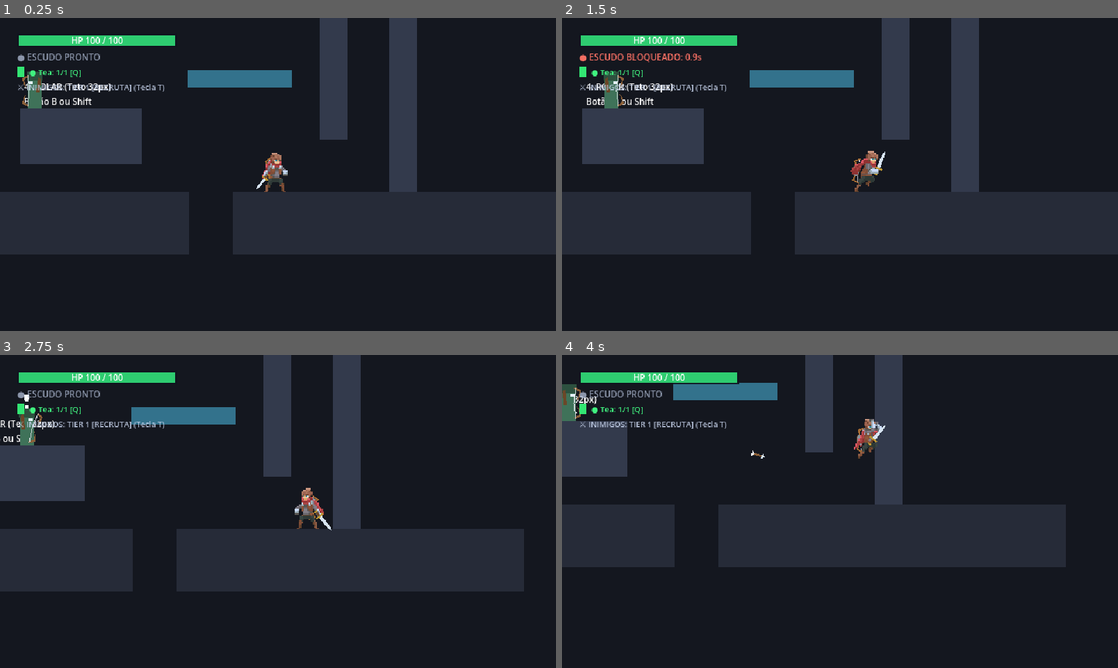
Above: before the commit, frames 1-4 (two rows, left to right).
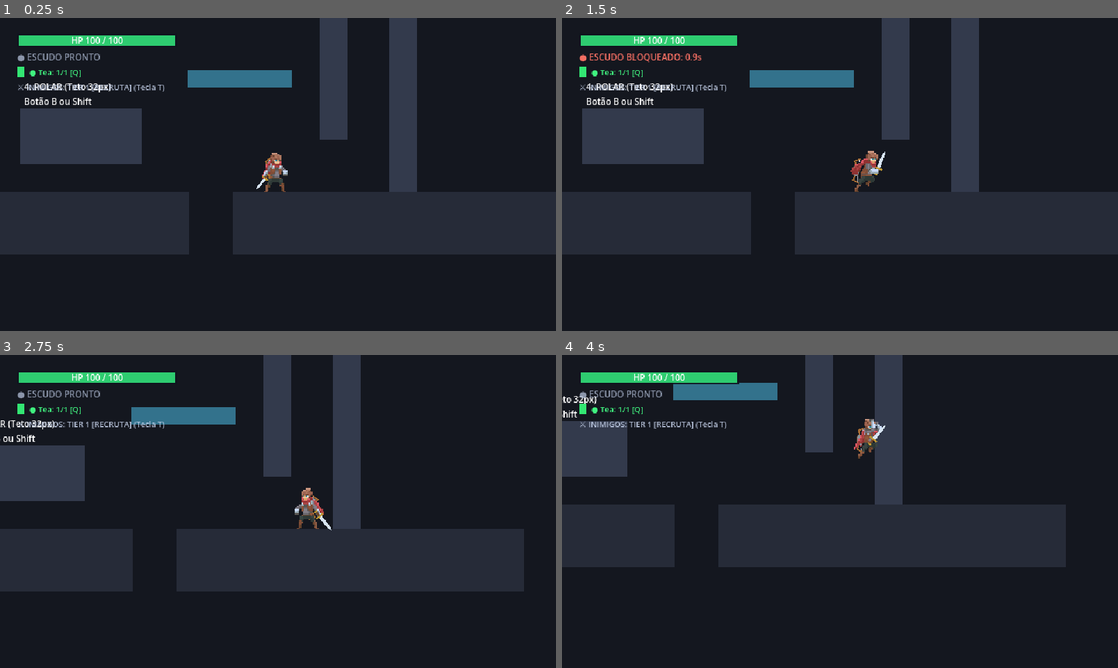
Above: after the commit, the same moments.

Repository: Theadrill/Godot-Roguelike-Prototype
Game: Godot game, scene res://src/world/movement_gym.tscn
The game is run twice, just before and just after one commit, with the same random seed, the same clock (stepped at 60 frames per second) and the same inputs.
Inputs (mouse positions are in pixels of both pictures, inside the frame that each line leads up to):
- Up to frame 1 (0.25 s): no input
- Up to frame 2 (1.5 s): tap A (move_left) at 0.5, 1.25 s; move the mouse to (962, 158) at 0.52 s; press the mouse at (962, 158) at 0.53 s; hold D (move_right) from 0.53 s (still down); tap Space (jump) at 0.77 s; move the mouse to (728, 190) at 1.27 s; release the mouse at (728, 190) at 1.28 s; right-click (728, 190) at 1.35 s
- Up to frame 3 (2.75 s): tap Space (jump) at 1.52 s; tap A (move_left) at 2 s; move the mouse to (333, 442) at 2.02 s; release D (move_right) at 2.03 s; hold A (move_left) from 2.03 s (still down); tap Q (heal) at 2.1 s
- Up to frame 4 (4 s): move the mouse to (812, 574) at 2.77 s; release A (move_left) at 2.78 s; hold D (move_right) from 2.78 s (still down); tap E (interact) at 2.85 s; click (812, 574) at 2.92 s; tap Space (jump) at 3.02, 3.77 s; tap A (move_left) at 3.5 s; move the mouse to (1006, 558) at 3.52 s; hold Keypad 2 (look_down) from 3.53 s (still down)

The runs differ from the first frame. In frame 1, 0.3% of the frame differs, in the area x 4-8%, y 17-29%; in frame 2, 0.3%; in frame 3, 0.3%; in frame 4, 0.3%, in the area x 0-37%, y 9-34%.

Commit message:
test(gym): update archer position in movement gym

Diff:
--- a/src/world/movement_gym.tscn
+++ b/src/world/movement_gym.tscn
@@ -220,7 +220,7 @@
 tier_2_behavior = 1
 
 [node name="Archer" parent="." unique_id=1638382328 instance=ExtResource("4_archer")]
-position = Vector2(672, 189)
+position = Vector2(472, 176)
 
 [node name="Player" parent="." unique_id=794960122 instance=ExtResource("1_player")]
 position = Vector2(952, 288)
